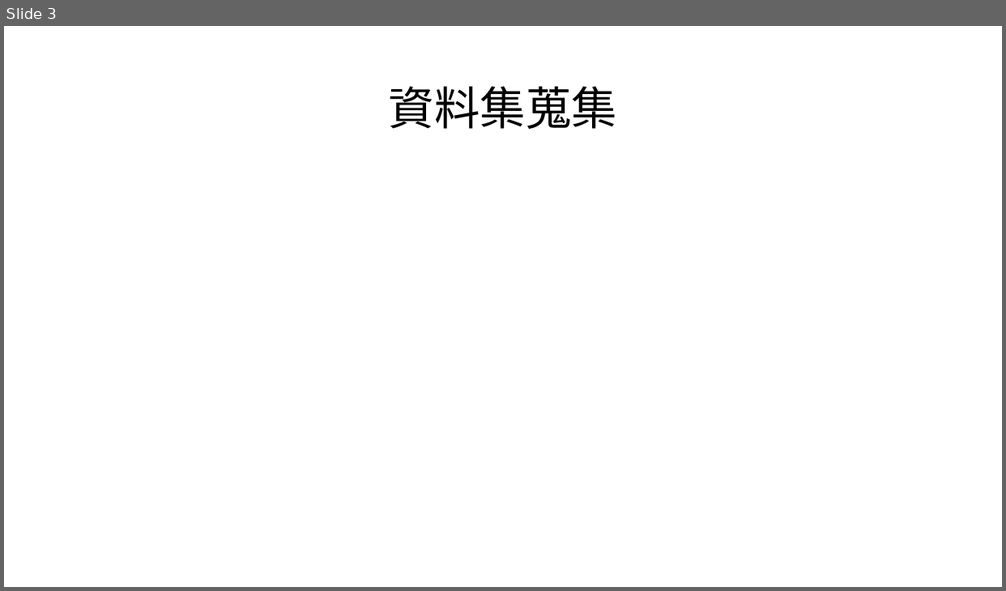
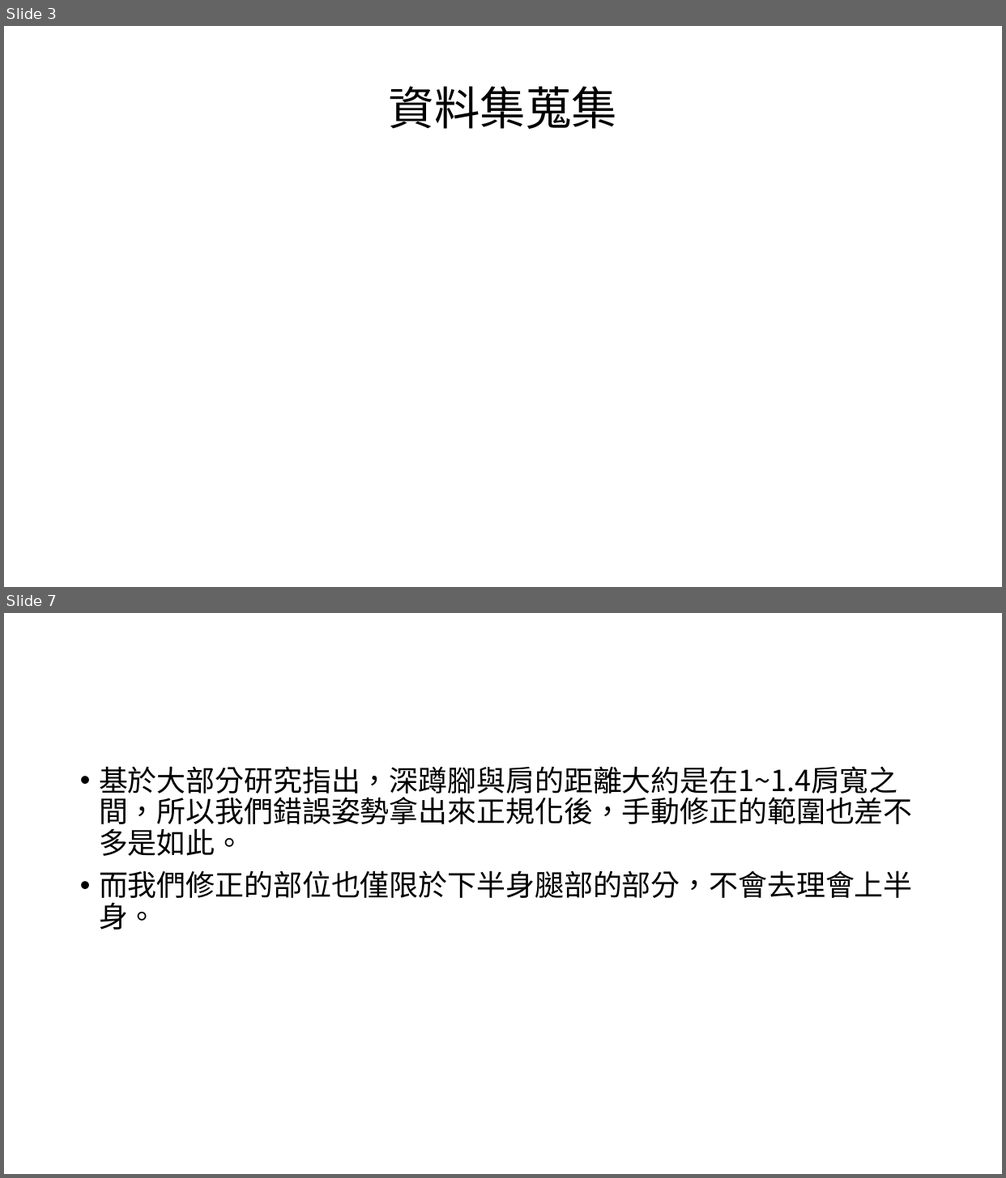
Before and after one commit to mizulun/seatpose-system, a slide deck: week21進度報告.pptx. Shown one above the other, each under a label of ours: slide 3 before the commit, slides 3 and 7 after it; the slides between them are not shown. The pictures are 1006x591 and 1006x1178 pixels, drawn with LibreOffice and Linux fonts; fonts in the diff are those of the drawing. Boxes give left, top, right and bottom in pixels: in the first picture for what was removed or moved away, otherwise in the second. Text is boxed around its words. In the diff, an @@ line names an element or a change of style, - is before the commit and + after.

```diff
--- a/week21進度報告.pptx
+++ b/week21進度報告.pptx
@@ slide 7 added at (4,613,1002,1174), background #FFFFFF @@
@@ text added at (99,766,913,930), 28 pt, text #000000 @@
+• 基於大部分研究指出，深蹲腳與肩的距離大約是在1~1.4肩寬之間，所以我們錯誤姿勢拿出來正規化後，手動修正的範圍也差不多是如此。
+• 而我們修正的部位也僅限於下半身腿部的部分，不會去理會上半身。
```
Also in this commit, not shown: 5 other slides added, 1 slide removed.
